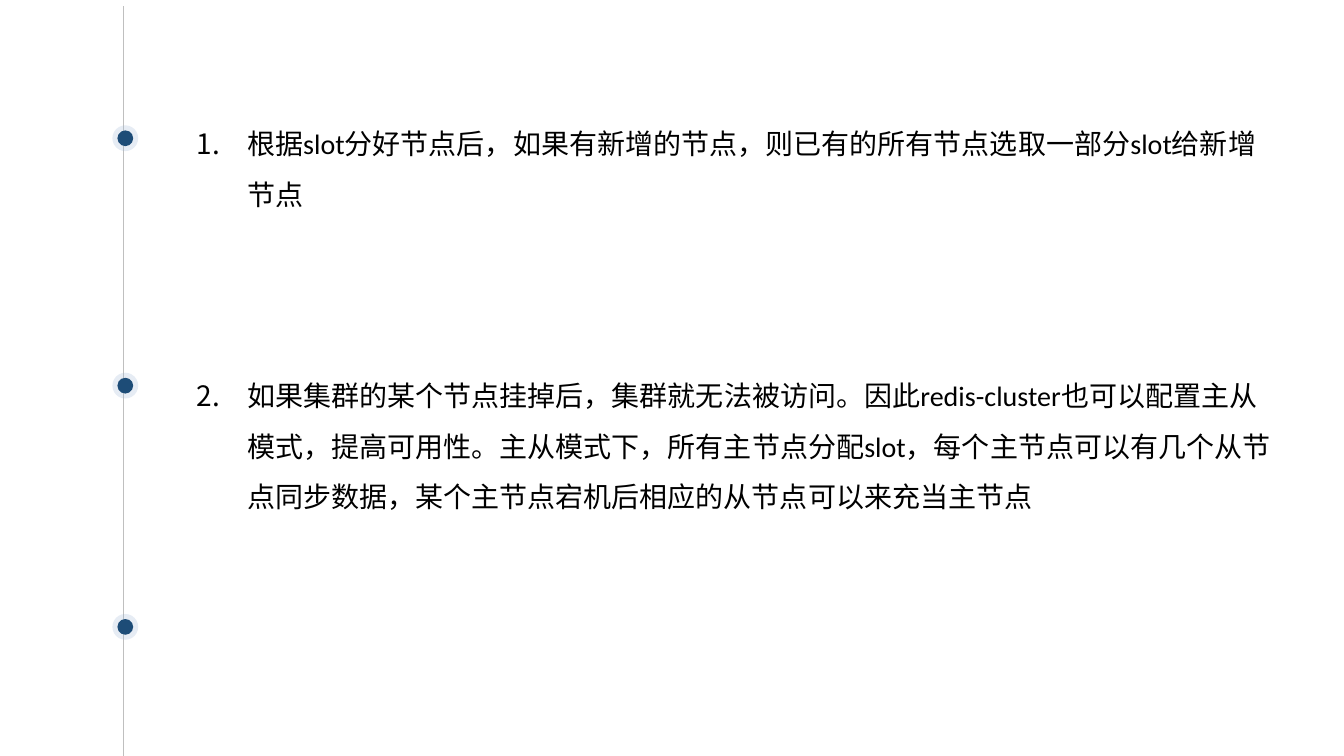
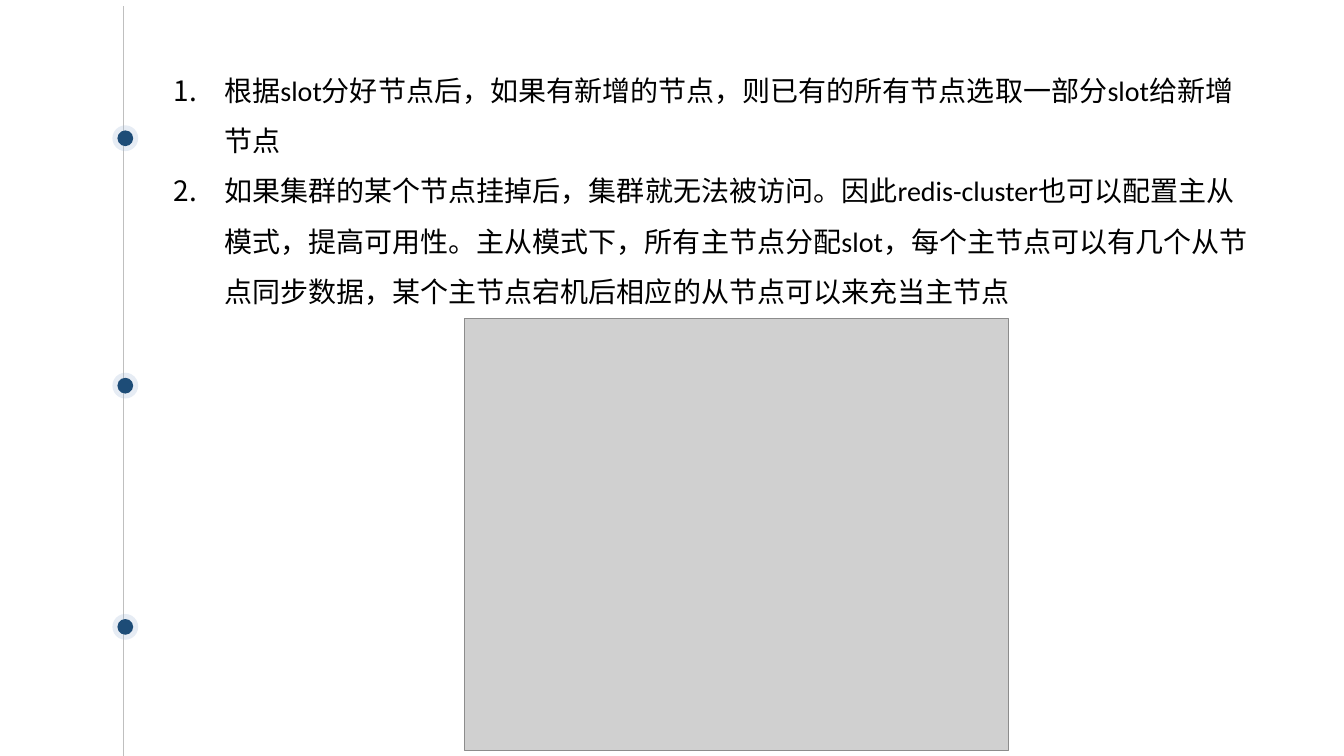
Before and after one commit to ACTSysGroup/Dev-Club, a slide deck: slide 25 of back-end/数据库/Redis.pptx (slide 28 before the commit). Drawn at 1344x756 pixels with LibreOffice and Linux fonts; fonts in the diff are those of the drawing; grey boxes stand for pictures; background and template pictures are left out. Boxes give left, top, right and bottom in pixels: in the first picture for what was removed or moved away, otherwise in the second. Text is boxed around its words. In the diff, an @@ line names an element or a change of style, - is before the commit and + after.

```diff
--- a/back-end/数据库/Redis.pptx
+++ b/back-end/数据库/Redis.pptx
@@ text "根据slot分好节点后，如果有新增的节点，则已有的所有节点选取一部分slot给新增节点" rewrapped from box(247, 130, 1270, 510) to box(224, 77, 1247, 305) @@
@@ picture added at box(465, 319, 1009, 750) @@
```
Also in this commit, not shown: 11 other slides changed, 3 slides removed.
